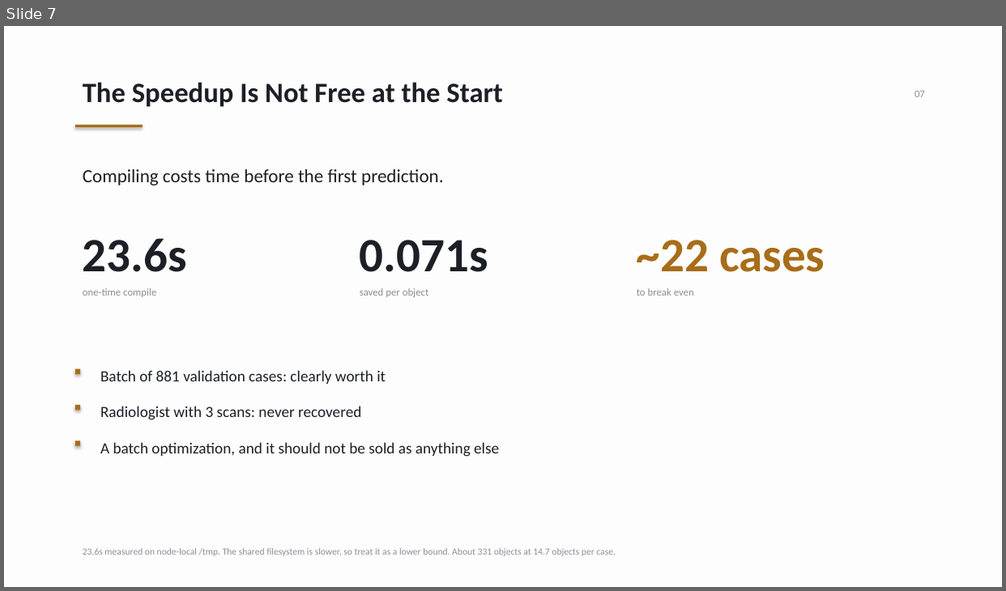
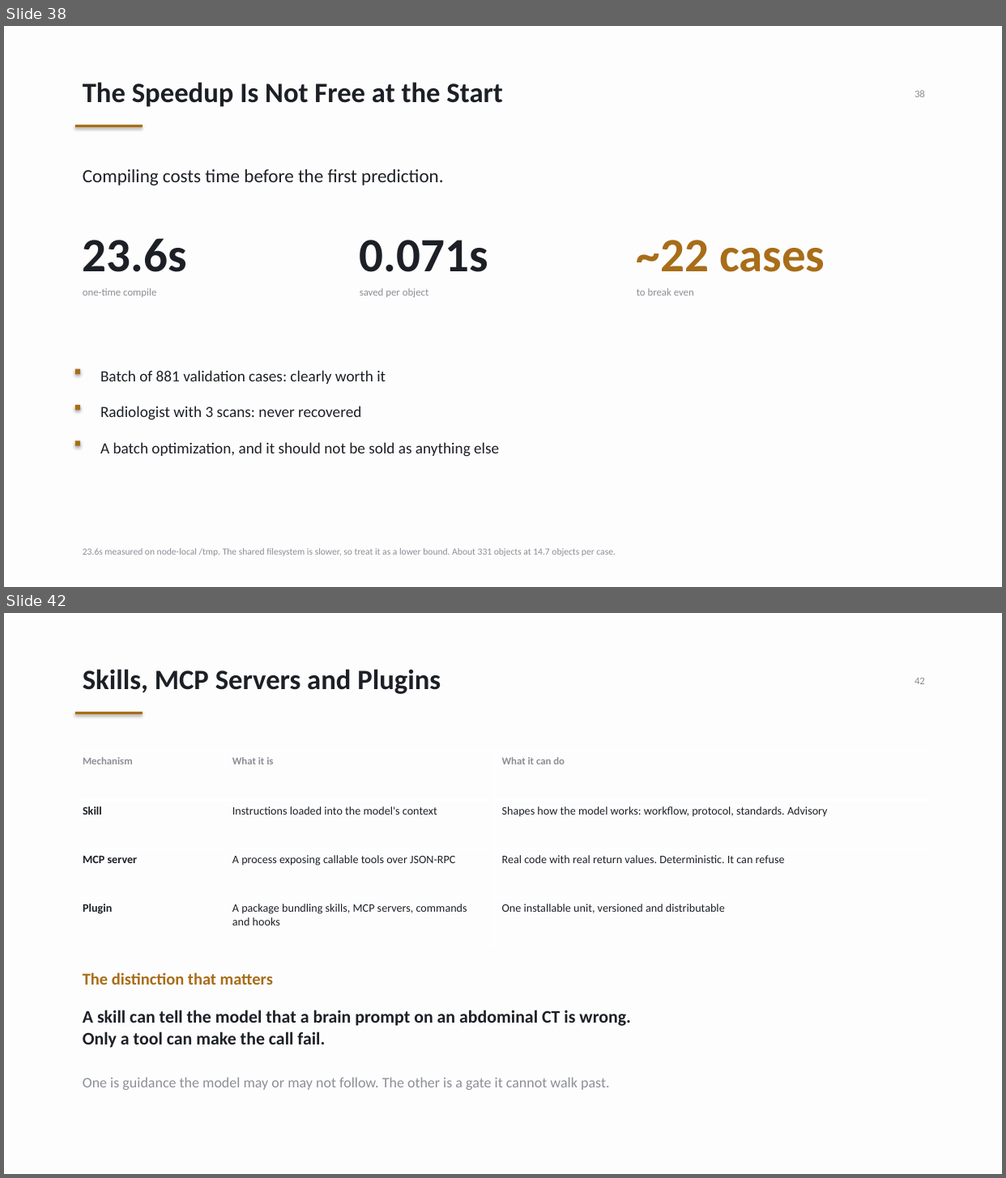
Before and after one commit to pentaexe/VoxTell-main, a slide deck: slides.pptx. Shown one above the other, each under a label of ours: slide 7 before the commit, slides 38 and 42 after it; the slides between them are not shown. The pictures are 1006x591 and 1006x1178 pixels, drawn with LibreOffice and Linux fonts; fonts in the diff are those of the drawing. Boxes give left, top, right and bottom in pixels: in the first picture for what was removed or moved away, otherwise in the second. Text is boxed around its words. In the diff, an @@ line names an element or a change of style, - is before the commit and + after.

```diff
--- a/slides.pptx
+++ b/slides.pptx
@@ slide 42 added at box(4, 613, 1002, 1174), background #FDFDFD @@
@@ text added at box(83, 669, 441, 694), 27 pt, text #1C2026, bold @@
+Skills, MCP Servers and Plugins
@@ text added at box(914, 678, 925, 684), 10 pt, text #8C8F96 @@
+42
@@ rectangle added at box(75, 712, 143, 714), fill #A86D18 @@
@@ table added at box(75, 752, 932, 946), 4 rows, 3 columns @@
+Mechanism | What it is | What it can do
+Skill | Instructions loaded into the model's context | Shapes how the model works: workflow, protocol, standards. Advisory
+MCP server | A process exposing callable tools over JSON-RPC | Real code with real return values. Deterministic. It can refuse
+Plugin | A package bundling skills, MCP servers, commands and hooks | One installable unit, versioned and distributable
@@ text added at box(83, 973, 273, 985), 16 pt, text #A86D18, bold @@
+The distinction that matters
@@ text added at box(83, 1010, 630, 1048), 17 pt, text #1C2026, bold @@
+A skill can tell the model that a brain prompt on an abdominal CT is wrong.
+Only a tool can make the call fail.
@@ text added at box(83, 1077, 609, 1090), 14 pt, text #8C8F96 @@
+One is guidance the model may or may not follow. The other is a gate it cannot walk past.
@@ what was slide 7 is now slide 38 @@
@@ slide 38 changed as well @@
@@ text at box(914, 90, 925, 97): text changed @@
-07
+38
```
Also in this commit, not shown: 4 other slides changed, 45 other slides added, 3 slides removed, 1 other file.
